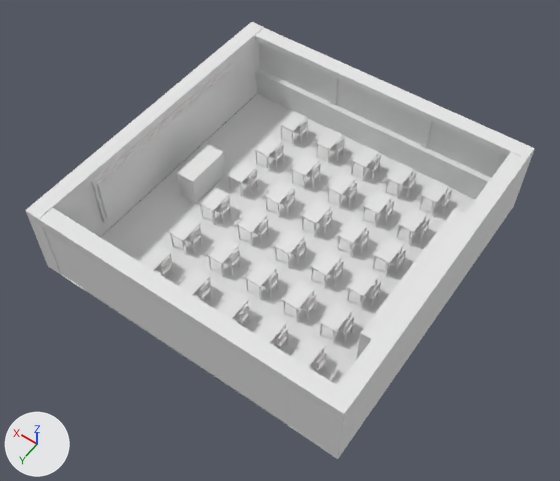
An edit to the OBJ model Assets/resource/3D/Former/classroom.obj, drawn before and after from the same camera.
Before and after are seen from a camera (50 mm lens) standing at (-82.2, 119.2, 179.6) and looking at (-2.3, 7.3, 3.9). Arrows for +X, +Y and +Z are at lower left; the lights stay in place. Where no turn or scale is listed for an object, it has been applied to the vertices. Vertices at the same position are counted once.

The scene before the commit, as lines of its bpy script (objects in view):
```python
ob_classroom = bpy.data.objects.new('classroom', me_classroom)
ob_classroom.location = (0.0, 0.0, 0.0)
```
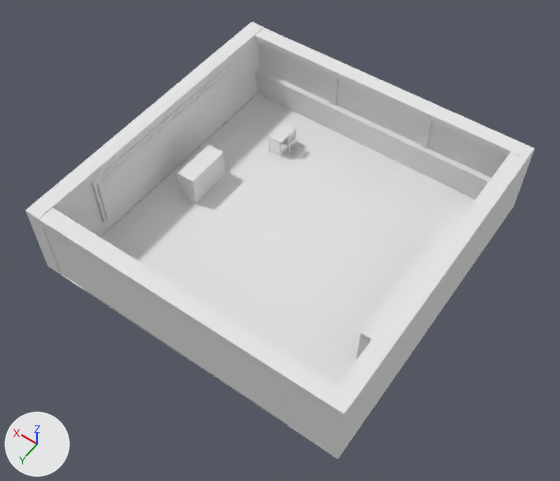
Where the change shows, as pixel boxes (x1, y1, x2, y2) in the pictures (560 x 481 px; the box of a moved part takes in the faces that stretch with it):
part 1 of me_classroom, moved or reshaped
    before: (280, 111, 307, 132)
    after: (268, 123, 295, 143)
part 2 of me_classroom, moved or reshaped
    before: (293, 124, 307, 135)
    after: (282, 136, 297, 147)
part 3 of me_classroom, moved or reshaped
    before: (300, 119, 308, 130)
    after: (288, 130, 296, 142)
part 4 of me_classroom, moved or reshaped
    before: (300, 126, 302, 144)
    after: (295, 132, 296, 150)
part 5 of me_classroom, deleted
    before: (140, 119, 452, 373)

Edits to the bpy script that builds the scene:
```text
Change me_classroom:
    remove me_classroom.from_pydata(...)  # 12016 vertices, 15852 faces; spans x -50.1..50.1, y -50.0..50.0, z -3.0..22.3
    add me_classroom.from_pydata(...)  # 648 vertices, 714 faces; spans x -50.1..50.1, y -50.0..50.0, z -3.0..22.3
    me_classroom part 1: the loose piece of 8 vertices spanning x 20.2..25.2, y -39.4..-31.4, z 3.7..4.0 is moved by (0.0, 6.5, 0.0), in mat_pasted__pasted__phong2sg (white #e7e7e7)
    me_classroom part 2: the loose piece of 8 vertices spanning x 18.4..22.4, y -37.5..-33.5, z 1.5..1.8 is moved by (0.0, 6.5, 0.0), in mat_pasted__pasted__phong2sg (white #e7e7e7)
    me_classroom part 3: the loose piece of 8 vertices spanning x 18.6..18.9, y -37.5..-33.5, z 3.6..5.6 is moved by (0.0, 6.5, 0.0), in mat_pasted__pasted__phong2sg (white #e7e7e7)
    me_classroom part 4: the loose piece of 42 vertices spanning x 18.4..18.8, y -33.9..-33.5, z -2.6..5.4 is moved by (0.0, 3.1, 0.0), in mat_pasted__phong4sg (white #e7e7e7)
    me_classroom part 5: 435 loose pieces with 11368 vertices, spanning x -33.9..25.2, y -39.5..36.8, z -2.6..5.6, are deleted
    remove me_classroom.materials.append(mat_phong4sg)  # white #e7e7e7
    remove me_classroom.materials.append(mat_pasted__pasted__phong2sg1)  # white #e7e7e7
    remove me_classroom.materials.append(mat_pasted__phong4sg1)  # white #e7e7e7
    remove me_classroom.materials.append(mat_pasted__pasted__phong2sg2)  # white #e7e7e7
    remove me_classroom.materials.append(mat_pasted__phong4sg2)  # white #e7e7e7
    remove me_classroom.materials.append(mat_pasted__pasted__pasted__phong2sg2)  # white #e7e7e7
    remove me_classroom.materials.append(mat_pasted__pasted__phong4sg2)  # white #e7e7e7
    remove me_classroom.materials.append(mat_pasted__pasted__pasted__phong2sg3)  # white #e7e7e7
    remove me_classroom.materials.append(mat_pasted__pasted__phong4sg3)  # white #e7e7e7
    remove me_classroom.materials.append(mat_pasted__pasted__pasted__pasted__phong2sg3)  # white #e7e7e7
    remove me_classroom.materials.append(mat_pasted__pasted__pasted__phong4sg3)  # white #e7e7e7
    remove me_classroom.materials.append(mat_pasted__pasted__pasted__pasted__phong2sg2)  # white #e7e7e7
    remove me_classroom.materials.append(mat_pasted__pasted__pasted__phong4sg2)  # white #e7e7e7
    remove me_classroom.materials.append(mat_pasted__pasted__pasted__phong2sg5)  # white #e7e7e7
    remove me_classroom.materials.append(mat_pasted__pasted__phong4sg5)  # white #e7e7e7
    remove me_classroom.materials.append(mat_pasted__pasted__pasted__phong2sg1)  # white #e7e7e7
    remove me_classroom.materials.append(mat_pasted__pasted__phong4sg1)  # white #e7e7e7
    remove me_classroom.materials.append(mat_pasted__pasted__pasted__phong2sg)  # white #e7e7e7
    remove me_classroom.materials.append(mat_pasted__pasted__phong4sg)  # white #e7e7e7
    remove me_classroom.materials.append(mat_pasted__pasted__phong2sg3)  # white #e7e7e7
    remove me_classroom.materials.append(mat_pasted__phong4sg3)  # white #e7e7e7
    remove me_classroom.materials.append(mat_pasted__pasted__pasted__pasted__phong2sg5)  # white #e7e7e7
    remove me_classroom.materials.append(mat_pasted__pasted__pasted__phong4sg5)  # white #e7e7e7
    remove me_classroom.materials.append(mat_pasted__pasted__pasted__pasted__phong2sg4)  # white #e7e7e7
    remove me_classroom.materials.append(mat_pasted__pasted__pasted__phong4sg4)  # white #e7e7e7
    remove me_classroom.materials.append(mat_pasted__pasted__pasted__phong2sg8)  # white #e7e7e7
    remove me_classroom.materials.append(mat_pasted__pasted__phong4sg8)  # white #e7e7e7
    remove me_classroom.materials.append(mat_pasted__pasted__pasted__phong2sg7)  # white #e7e7e7
    remove me_classroom.materials.append(mat_pasted__pasted__phong4sg7)  # white #e7e7e7
    remove me_classroom.materials.append(mat_pasted__pasted__pasted__phong2sg6)  # white #e7e7e7
    remove me_classroom.materials.append(mat_pasted__pasted__phong4sg6)  # white #e7e7e7
    remove me_classroom.materials.append(mat_pasted__pasted__phong2sg4)  # white #e7e7e7
    remove me_classroom.materials.append(mat_pasted__phong4sg4)  # white #e7e7e7
    remove me_classroom.materials.append(mat_pasted__pasted__pasted__pasted__phong2sg7)  # white #e7e7e7
    remove me_classroom.materials.append(mat_pasted__pasted__pasted__phong4sg7)  # white #e7e7e7
    remove me_classroom.materials.append(mat_pasted__pasted__pasted__pasted__phong2sg6)  # white #e7e7e7
    remove me_classroom.materials.append(mat_pasted__pasted__pasted__phong4sg6)  # white #e7e7e7
    remove me_classroom.materials.append(mat_pasted__pasted__pasted__phong2sg11)  # white #e7e7e7
    remove me_classroom.materials.append(mat_pasted__pasted__phong4sg11)  # white #e7e7e7
    remove me_classroom.materials.append(mat_pasted__pasted__pasted__phong2sg10)  # white #e7e7e7
    remove me_classroom.materials.append(mat_pasted__pasted__phong4sg10)  # white #e7e7e7
    remove me_classroom.materials.append(mat_pasted__pasted__pasted__pasted__phong2sg10)  # white #e7e7e7
    remove me_classroom.materials.append(mat_pasted__pasted__pasted__phong4sg10)  # white #e7e7e7
    remove me_classroom.materials.append(mat_pasted__pasted__phong2sg5)  # white #e7e7e7
    remove me_classroom.materials.append(mat_pasted__phong4sg5)  # white #e7e7e7
    remove me_classroom.materials.append(mat_pasted__pasted__pasted__pasted__phong2sg9)  # white #e7e7e7
    remove me_classroom.materials.append(mat_pasted__pasted__pasted__phong4sg9)  # white #e7e7e7
    remove me_classroom.materials.append(mat_pasted__pasted__pasted__pasted__phong2sg8)  # white #e7e7e7
    remove me_classroom.materials.append(mat_pasted__pasted__pasted__phong4sg8)  # white #e7e7e7
    remove me_classroom.materials.append(mat_pasted__pasted__pasted__phong2sg14)  # white #e7e7e7
    remove me_classroom.materials.append(mat_pasted__pasted__phong4sg14)  # white #e7e7e7
    remove me_classroom.materials.append(mat_pasted__pasted__pasted__phong2sg13)  # white #e7e7e7
    remove me_classroom.materials.append(mat_pasted__pasted__phong4sg13)  # white #e7e7e7
    remove me_classroom.materials.append(mat_pasted__pasted__pasted__phong2sg12)  # white #e7e7e7
    remove me_classroom.materials.append(mat_pasted__pasted__phong4sg12)  # white #e7e7e7
    remove me_classroom.materials.append(mat_pasted__pasted__phong2sg6)  # white #e7e7e7
    remove me_classroom.materials.append(mat_pasted__phong4sg6)  # white #e7e7e7
```
